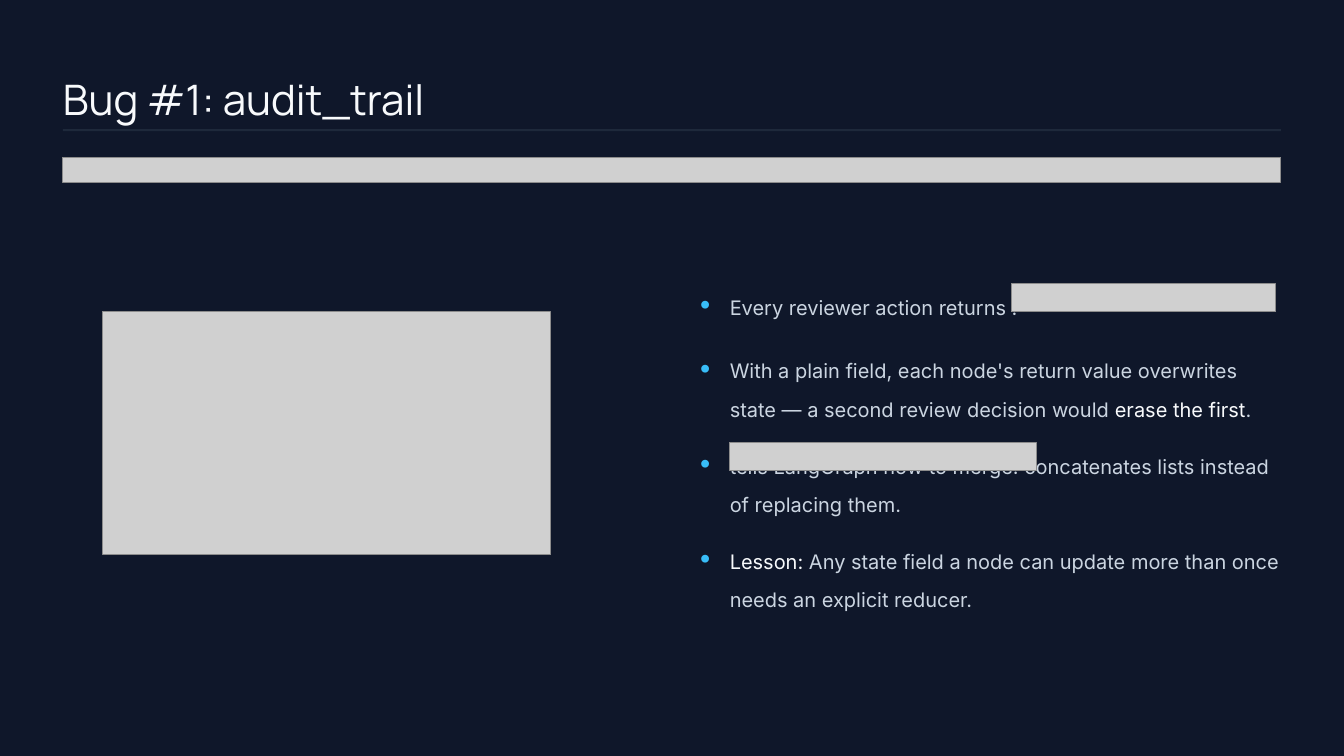
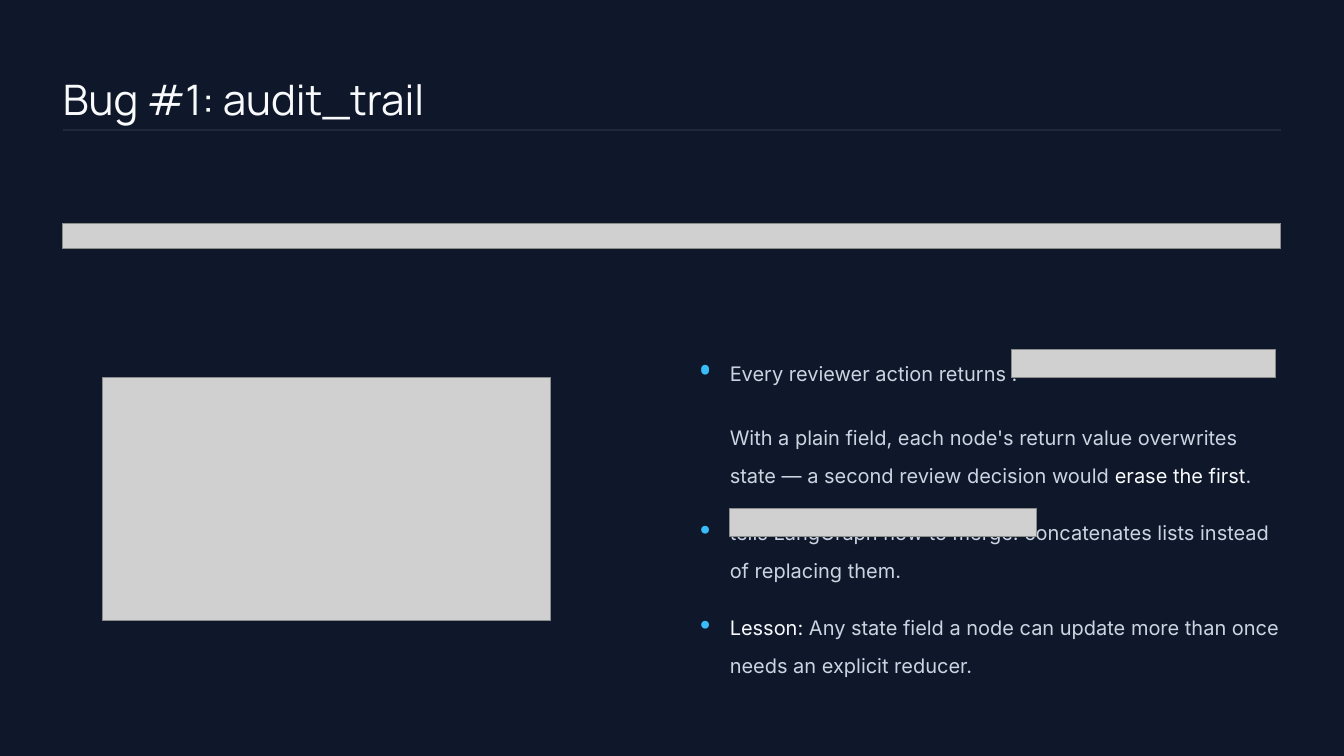
Before and after one commit to rana-alaa-abdelaziz/Domain-Copilot, a slide deck: slide 17 of Teaching/Multi-Agent Orchestration in Practice (1).pptx. Drawn at 1344x756 pixels with LibreOffice and Linux fonts; fonts in the diff are those of the drawing; grey boxes stand for pictures. Boxes give left, top, right and bottom in pixels: in the first picture for what was removed or moved away, otherwise in the second. Text is boxed around its words. In the diff, an @@ line names an element or a change of style, - is before the commit and + after.

```diff
--- a/Teaching/Multi-Agent Orchestration in Practice (1).pptx
+++ b/Teaching/Multi-Agent Orchestration in Practice (1).pptx
@@ 7 texts, 4 pictures: place and size @@
-7 texts, 4 pictures at [63, 157, 1280, 611]
+7 texts, 4 pictures at [63, 223, 1280, 677]
```
Also in this commit, not shown: 2 other slides changed, 30 other files.
